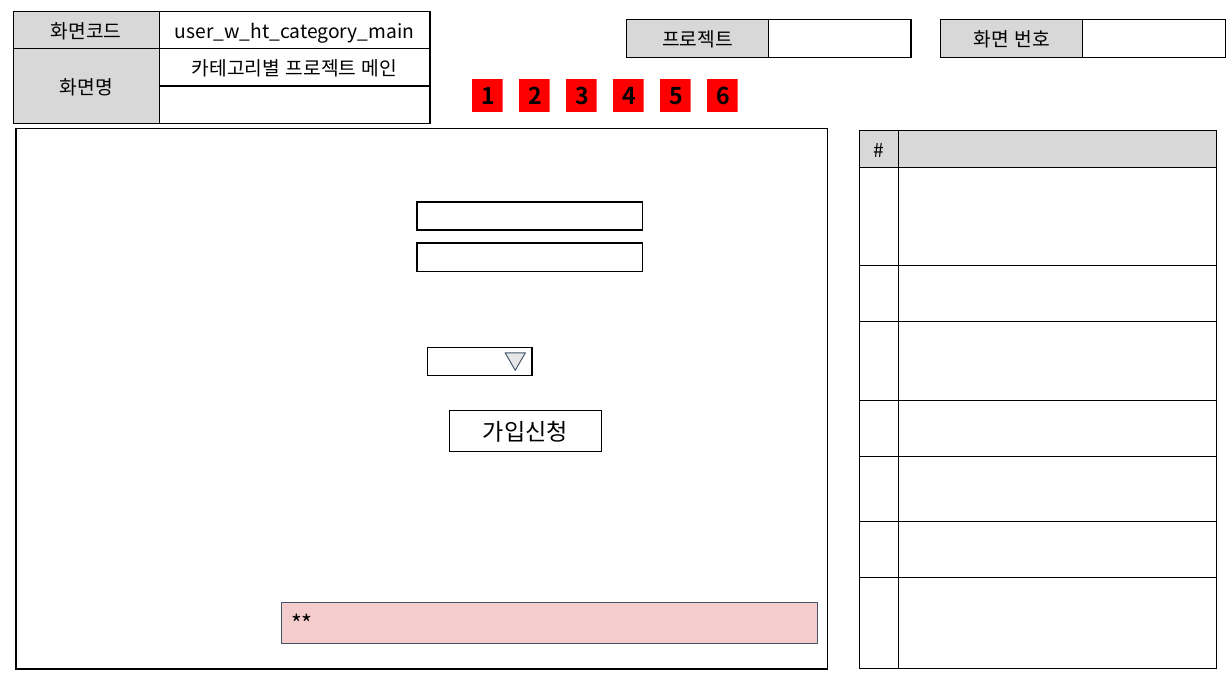
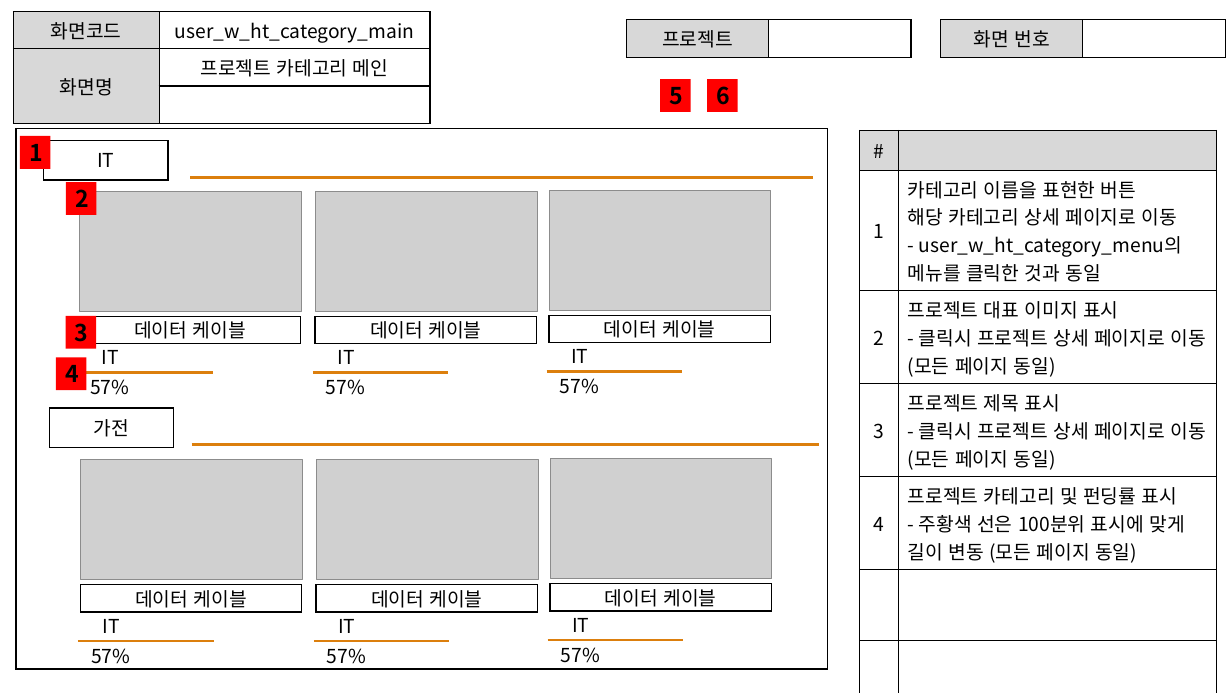
Before and after one commit to ezenteam2/EzenCrowdFunding, a slide deck: slide 4 of project03 화면설계서/project03 - 화면 설계서 - 현태.pptx. Drawn at 1232x693 pixels with LibreOffice and Linux fonts; fonts in the diff are those of the drawing; grey boxes stand for pictures. Boxes give left, top, right and bottom in pixels: in the first picture for what was removed or moved away, otherwise in the second. Text is boxed around its words. In the diff, an @@ line names an element or a change of style, - is before the commit and + after.

```diff
--- a/project03 화면설계서/project03 - 화면 설계서 - 현태.pptx
+++ b/project03 화면설계서/project03 - 화면 설계서 - 현태.pptx
@@ table at (13, 12, 430, 109) @@
-row 2, column 2: 카테고리별 프로젝트 메인
+row 2, column 2: 프로젝트 카테고리 메인
@@ rectangle at (16, 128, 827, 669): fill #FFFFFF to none @@
@@ rectangle "1": place and size @@
-rectangle "1" at (472, 79, 503, 112)
+rectangle "1" at (19, 136, 50, 168)
@@ table at (860, 130, 1217, 668) @@
+row 2: 1 | 카테고리 이름을 표현한 버튼 / 해당 카테고리 상세 페이지로 이동 / - user_w_ht_category_menu의 메뉴를 클릭한 것과 동일
+row 3: 2 | 프로젝트 대표 이미지 표시 / - 클릭시 프로젝트 상세 페이지로 이동 (모든 페이지 동일)
+row 4: 3 | 프로젝트 제목 표시 / - 클릭시 프로젝트 상세 페이지로 이동 (모든 페이지 동일)
+row 5: 4 | 프로젝트 카테고리 및 펀딩률 표시 / - 주황색 선은 100분위 표시에 맞게 길이 변동 (모든 페이지 동일)
-row 4:  | 
-row 5:  | 
-row 6:  | 
-row 7:  | 
-row 8:  | 
@@ rectangle "2": place and size @@
-rectangle "2" at (519, 79, 550, 112)
+rectangle "2" at (66, 182, 96, 214)
@@ rectangle removed at (417, 202, 642, 230) @@
@@ rectangle removed at (417, 243, 642, 271) @@
@@ rectangle "3": place and size @@
-rectangle "3" at (567, 79, 597, 112)
+rectangle "3" at (66, 316, 96, 348)
@@ rectangle "4": place and size @@
-rectangle "4" at (614, 79, 644, 112)
+rectangle "4" at (55, 358, 86, 390)
@@ rectangle removed at (427, 348, 531, 375) @@
@@ triangle removed at (506, 353, 526, 371) @@
@@ rectangle removed at (449, 410, 601, 451) @@
-가입신청
@@ rectangle removed at (282, 603, 818, 643) @@
-**
@@ group added at (43, 140, 819, 665): 16 rectangles, 8 lines, 6 pictures, 4 texts @@
+IT
+데이터 케이블
+가전
+IT
+57%
+데이터 케이블
+IT
+57%
+데이터 케이블
+IT
+57%
+데이터 케이블
+IT
+57%
+데이터 케이블
+IT
+57%
+데이터 케이블
+IT
+57%
```
Also in this commit, not shown: 15 other slides changed, 1 slide added, 1 other file.
